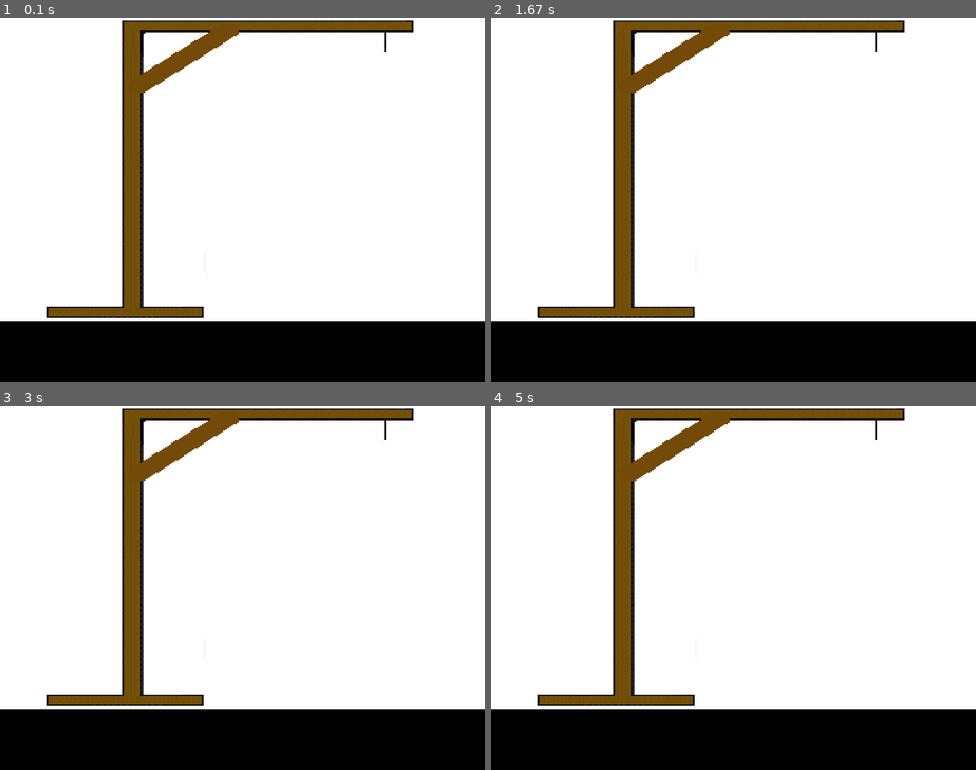
Above: before the commit, frames 1-4 (two rows, left to right).
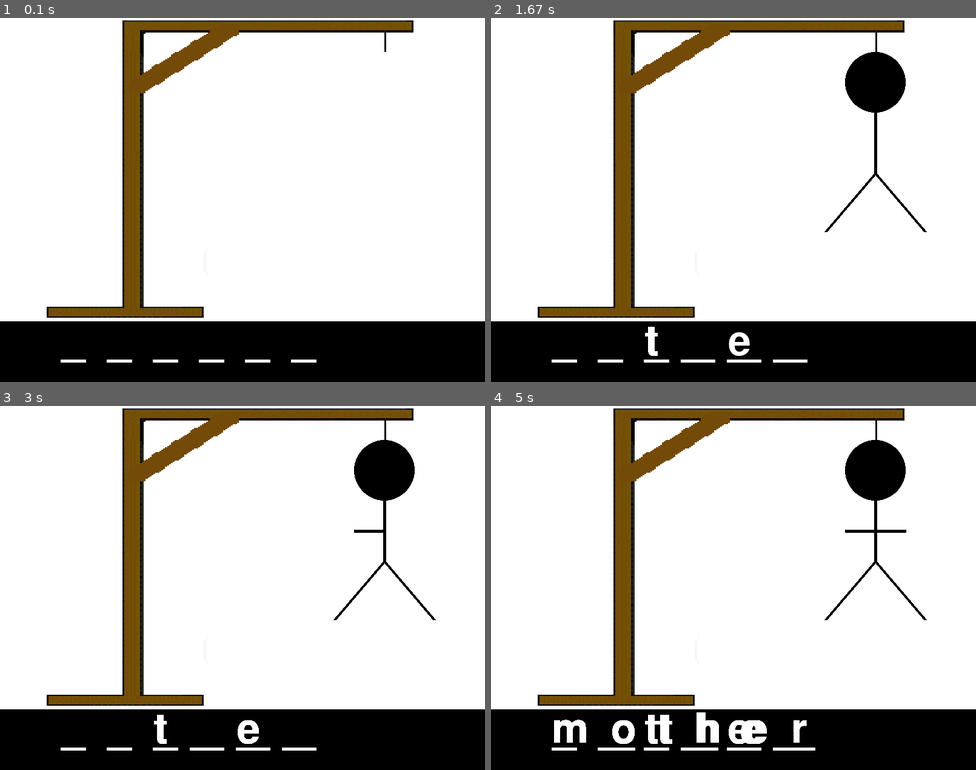
Above: after the commit, the same moments.

Repository: pdunbar1999/hangman
Game: pygame game, started from pygame_hangman.py
Two runs of this game, one before a commit and one after it. Both use one fixed random seed, a clock stepped at 60 frames per second and the inputs below.
Inputs:
- Up to frame 1 (0.1 s): no input
- Up to frame 2 (1.67 s): tap Y at 0.33 s; hold D 0.67-1.13 s; tap T at 0.82 s; tap Z at 1.17 s; hold W from 1.5 s (still down); tap E at 1.65 s
- Up to frame 3 (3 s): release W at 1.8 s; tap L at 1.83 s
- Up to frame 4 (5 s): hold B 3.23-3.53 s; hold S 3.23-3.53 s; tap T at 3.38, 4.38 s; hold M 3.57-3.87 s; hold S 3.57-3.87 s; tap H at 3.9 s; hold C 4.23-4.53 s; hold S 4.23-4.53 s; hold O 4.57-4.87 s; hold S 4.57-4.87 s; tap R at 4.9 s

The runs differ from the first frame. In frame 1, 0.3% of the frame differs, in the area x 12-66%, y 93-95%; in frame 2, 2.6%; in frame 3, 2.6%; in frame 4, 3.9%, in the area x 12-90%, y 9-95%.

Commit message:
Almost working, letters are appearing twice, but all logic works

Diff:
--- a/pygame_hangman.py
+++ b/pygame_hangman.py
@@ -29,41 +29,119 @@
 gameDisplay = pygame.display.set_mode((display_width, display_height))
 #Now, gameDisplay is the screen we will be working with
 
+global lives_remaining
+lives_remaining = 0 #number of lives
 
 def add_body_parts():
-    if count == 1: #head
+    global lives_remaining #global so it knows its a global
+    lives_remaining += 1 #adds 1 whenever the function is called
+    if lives_remaining == 1: #head
         pygame.draw.circle(gameDisplay, black, (634, 106), 50)
         pygame.display.update()
-    if count == 2: #body
+    if lives_remaining == 2: #body
         pygame.draw.line(gameDisplay, black, (634,156), (634,256), 5)
         pygame.display.update()
-    if count == 3:#left leg
+    if lives_remaining == 3:#left leg
         pygame.draw.line(gameDisplay, black, (634,256), (552, 352), 5)
         pygame.display.update()
         #start where body finished
-    if count == 4:#right leg
+    if lives_remaining == 4:#right leg
         pygame.draw.line(gameDisplay, black, (634,256), (716,352), 5)
         pygame.display.update()
         #start where body finished
-    if count == 5:#left arm
+    if lives_remaining == 5:#left arm
         pygame.draw.line(gameDisplay, black, (634,206), (584,206), 5)
         pygame.display.update()
         #start at middle of body
-    if count == 6:#right arm
+    if lives_remaining == 6:#right arm
         pygame.draw.line(gameDisplay, black, (634,206), (684, 206), 5)
         pygame.display.update()
 
+
+def ask_for_letter():
+    #checks what key was pressed down
+    if event.key == pygame.K_a: #checks what key (K_s), s is key
+        letter_check('a') #passes the pressed key into letter_check
+    elif event.key == pygame.K_b:
+        letter_check('b')
+    elif event.key == pygame.K_c:
+        letter_check('c')
+    elif event.key == pygame.K_d:
+        letter_check('d')
+    elif event.key == pygame.K_e:
+        letter_check('e')
+    elif event.key == pygame.K_f:
+        letter_check('f')
+    elif event.key == pygame.K_g:
+        letter_check('g')
+    elif event.key == pygame.K_h:
+        letter_check('h')
+    elif event.key == pygame.K_i:
+        letter_check('i')
+    elif event.key == pygame.K_j:
+        letter_check('j')
+    elif event.key == pygame.K_k:
+        letter_check('k')
+    elif event.key == pygame.K_l:
+        letter_check('l')
+    elif event.key == pygame.K_m:
+        letter_check('m')
+    elif event.key == pygame.K_n:
+        letter_check('n')
+    elif event.key == pygame.K_o:
+        letter_check('o')
+    elif event.key == pygame.K_p:
+        letter_check('p')
+    elif event.key == pygame.K_q:
+        letter_check('q')
+    elif event.key == pygame.K_r:
+        letter_check('r')
+    elif event.key == pygame.K_s:
+        letter_check('s')
+    elif event.key == pygame.K_t:
+        letter_check('t')
+    elif event.key == pygame.K_u:
+        letter_check('u')
+    elif event.key == pygame.K_v:
+        letter_check('v')
+    elif event.key == pygame.K_w:
+        letter_check('w')
+    elif event.key == pygame.K_x:
+        letter_check('x')
+    elif event.key == pygame.K_y:
+        letter_check('y')
+    elif event.key == pygame.K_z:
+        letter_check('z')
+
+def letter_check(letter):
+    guess = letter #whatever the key specified is
+    check = 0 #checks if at least the letter is in the word once
+    for x in range(0,len(word)):
+        if word[x] == guess:
+            del string_word[x]
+            string_word.insert(x, guess)
+            check += 1
+    if check == 0: #if its 0, means the letter wasn't right
+        add_body_parts() #adds a body part
+
+
+def display_word(): #displays the incompleted word at the bottom
+    q = pygame.font.SysFont('none', 100) #specifes the font wanted and the font size
+    x = q.render('  '.join(string_word), True, white) #.join turns the string into a list with spaces inbetween it.
+    gameDisplay.blit(x, (100,500)) #displays the word onto the screen
 
 
 gameDisplay.blit(basePole, (0,0))
 #displays background image once
 
+gameExit = False
 
-####this is a test
+word = 'mother' #TESTING PURPOSES ONLY
+string_word = []#reserving an empty list to put the word in
 
-
-count = 0
-gameExit = False
+for x in range(0,len(word)):
+    string_word.append("_")
+    #adds _ to however many letters are needed
 
 while not gameExit: #while True
     for event in pygame.event.get():
@@ -75,11 +153,15 @@
             quit()
 
         if event.type == pygame.KEYDOWN:#checks if key is pressed down
-            if event.key == pygame.K_p: #checks what key (K_s), s is key
-
-                count = count + 1
-                add_body_parts()
+            ask_for_letter()
 
 
+    if lives_remaining == 6:
+        print("You lost")
+        gameExit = True
+        pygame.QUIT
+        quit()
 
+
+    display_word()
     pygame.display.update() #updates the screen so we can see it
